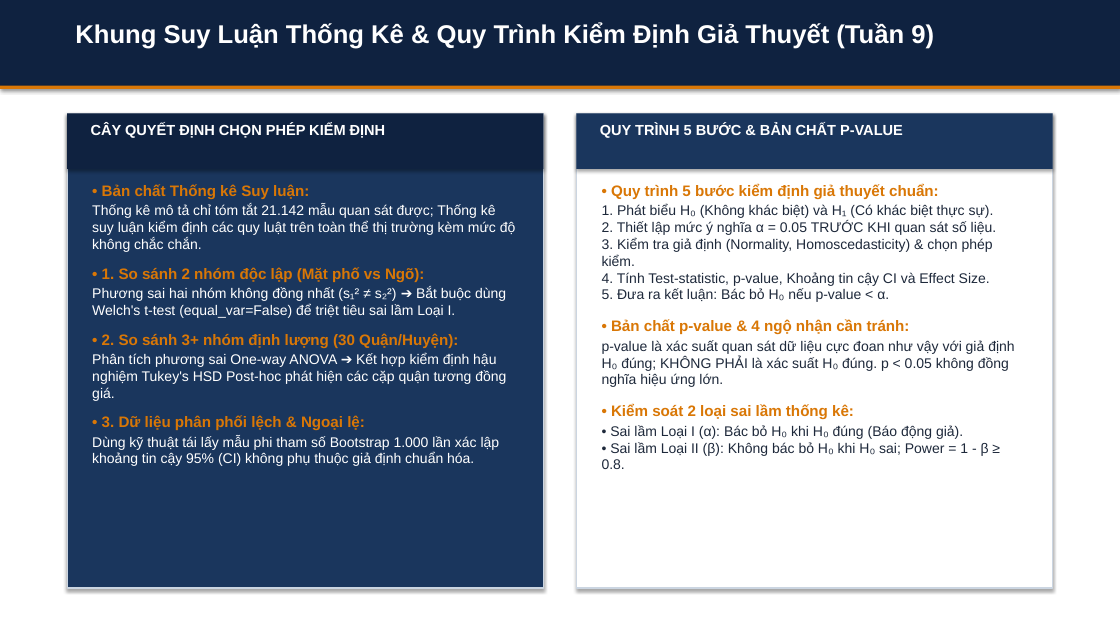
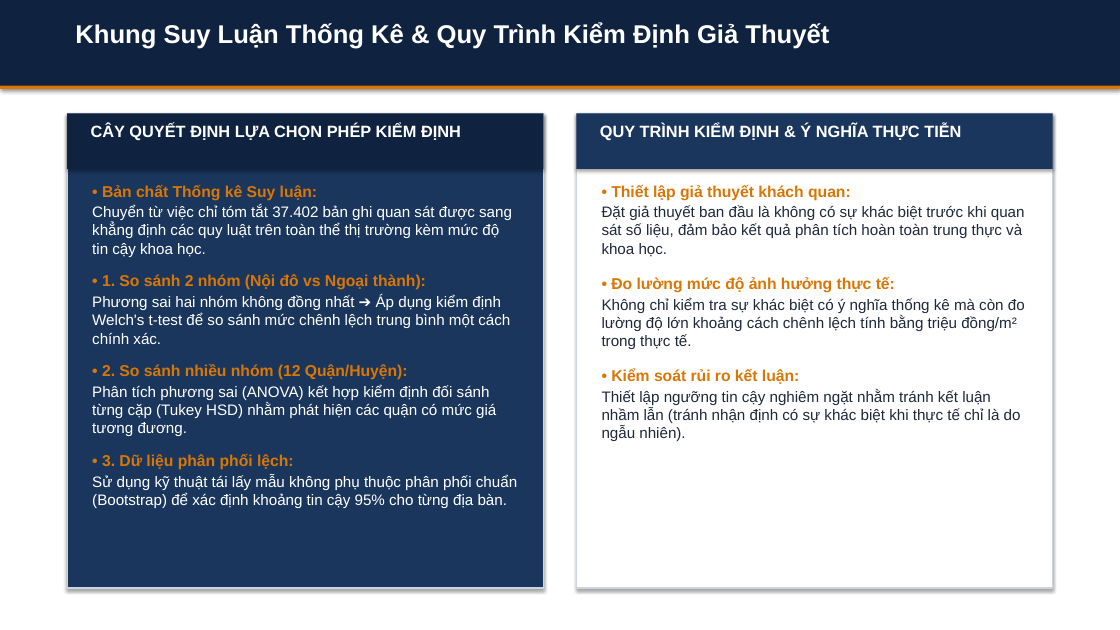
Before and after one commit to HoangLongNguyen-322007/bds_khdl, a slide deck: slide 14 of BAO_CAO_TIEN_DO_SLIDES.pptx. Drawn at 1120x630 pixels with LibreOffice and Linux fonts; fonts in the diff are those of the drawing. Boxes give left, top, right and bottom in pixels: in the first picture for what was removed or moved away, otherwise in the second. Text is boxed around its words. In the diff, an @@ line names an element or a change of style, - is before the commit and + after.

```diff
--- a/BAO_CAO_TIEN_DO_SLIDES.pptx
+++ b/BAO_CAO_TIEN_DO_SLIDES.pptx
@@ text at [75,22,829,49]: text changed @@
-Khung Suy Luận Thống Kê & Quy Trình Kiểm Định Giả Thuyết (Tuần 9)
+Khung Suy Luận Thống Kê & Quy Trình Kiểm Định Giả Thuyết
@@ text at [91,123,461,140]: text changed; size 12.5 to 14 pt @@
-CÂY QUYẾT ĐỊNH CHỌN PHÉP KIỂM ĐỊNH
+CÂY QUYẾT ĐỊNH LỰA CHỌN PHÉP KIỂM ĐỊNH
@@ text at [600,123,961,140]: text changed; size 12.5 to 14 pt @@
-QUY TRÌNH 5 BƯỚC & BẢN CHẤT P-VALUE
+QUY TRÌNH KIỂM ĐỊNH & Ý NGHĨA THỰC TIỄN
@@ text at [92,205,517,508]: text changed; size 12 to 13 pt @@
-Thống kê mô tả chỉ tóm tắt 21.142 mẫu quan sát được; Thống kê suy luận kiểm định các quy luật trên toàn thể thị trường kèm mức độ không chắc chắn.
-• 1. So sánh 2 nhóm độc lập (Mặt phố vs Ngõ):
-Phương sai hai nhóm không đồng nhất (s₁² ≠ s₂²) ➔ Bắt buộc dùng Welch's t-test (equal_var=False) để triệt tiêu sai lầm Loại I.
-• 2. So sánh 3+ nhóm định lượng (30 Quận/Huyện):
-Phân tích phương sai One-way ANOVA ➔ Kết hợp kiểm định hậu nghiệm Tukey's HSD Post-hoc phát hiện các cặp quận tương đồng giá.
-• 3. Dữ liệu phân phối lệch & Ngoại lệ:
-Dùng kỹ thuật tái lấy mẫu phi tham số Bootstrap 1.000 lần xác lập khoảng tin cậy 95% (CI) không phụ thuộc giả định chuẩn hóa.
+Chuyển từ việc chỉ tóm tắt 37.402 bản ghi quan sát được sang khẳng định các quy luật trên toàn thể thị trường kèm mức độ tin cậy khoa học.
+• 1. So sánh 2 nhóm (Nội đô vs Ngoại thành):
+Phương sai hai nhóm không đồng nhất ➔ Áp dụng kiểm định Welch's t-test để so sánh mức chênh lệch trung bình một cách chính xác.
+• 2. So sánh nhiều nhóm (12 Quận/Huyện):
+Phân tích phương sai (ANOVA) kết hợp kiểm định đối sánh từng cặp (Tukey HSD) nhằm phát hiện các quận có mức giá tương đương.
+• 3. Dữ liệu phân phối lệch:
+Sử dụng kỹ thuật tái lấy mẫu không phụ thuộc phân phối chuẩn (Bootstrap) để xác định khoảng tin cậy 95% cho từng địa bàn.
@@ text at [102,185,317,201]: size 13 to 13.5 pt in "• Bản chất Thống kê Suy luận:" @@
@@ text at [602,185,1025,441]: text changed; size 12 to 13 pt @@
-• Quy trình 5 bước kiểm định giả thuyết chuẩn:
-1. Phát biểu H₀ (Không khác biệt) và H₁ (Có khác biệt thực sự).
-2. Thiết lập mức ý nghĩa α = 0.05 TRƯỚC KHI quan sát số liệu.
-3. Kiểm tra giả định (Normality, Homoscedasticity) & chọn phép kiểm.
-4. Tính Test-statistic, p-value, Khoảng tin cậy CI và Effect Size.
-5. Đưa ra kết luận: Bác bỏ H₀ nếu p-value < α.
-• Bản chất p-value & 4 ngộ nhận cần tránh:
-p-value là xác suất quan sát dữ liệu cực đoan như vậy với giả định H₀ đúng; KHÔNG PHẢI là xác suất H₀ đúng. p < 0.05 không đồng nghĩa hiệu ứng lớn.
-• Kiểm soát 2 loại sai lầm thống kê:
-• Sai lầm Loại I (α): Bác bỏ H₀ khi H₀ đúng (Báo động giả).
-• Sai lầm Loại II (β): Không bác bỏ H₀ khi H₀ sai; Power = 1 - β ≥ 0.8.
+• Thiết lập giả thuyết khách quan:
+Đặt giả thuyết ban đầu là không có sự khác biệt trước khi quan sát số liệu, đảm bảo kết quả phân tích hoàn toàn trung thực và khoa học.
+• Đo lường mức độ ảnh hưởng thực tế:
+Không chỉ kiểm tra sự khác biệt có ý nghĩa thống kê mà còn đo lường độ lớn khoảng cách chênh lệch tính bằng triệu đồng/m² trong thực tế.
+• Kiểm soát rủi ro kết luận:
+Thiết lập ngưỡng tin cậy nghiêm ngặt nhằm tránh kết luận nhầm lẫn (tránh nhận định có sự khác biệt khi thực tế chỉ là do ngẫu nhiên).
```
Also in this commit, not shown: 22 other slides changed, 7 other files.
